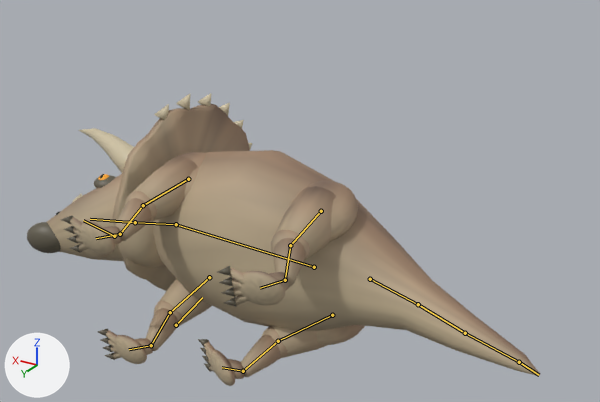
Renders of the Blender file Assets/Source/Dinosaurs/Trike.blend from each side of a commit.
One viewpoint serves both versions: a camera (50 mm lens) standing at (-629.0, 830.0, 586.0) and looking at (-38.0, -156.0, 93.0). Arrows for +X, +Y and +Z are at lower left; the lights stay in place. The picture after the commit comes second. Both versions are drawn at frame 29 of the action 'Trike_Death'; the numbers are the values there. The bones that bend it are drawn over the model as lines.

Objects in the first picture: 'SK_Trike'.
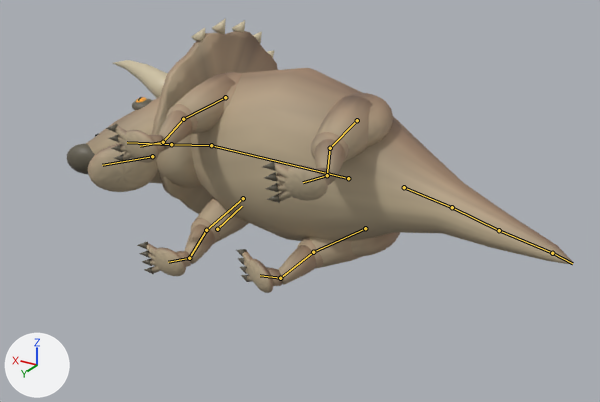
Edits to the bpy script that builds the scene:
```text
Change bone_root:
    where bone_root = bpy.data.objects['Rig_Trike'].pose.bones['root']
    bone_root.location: (0.0, 0.0, -100.0) -> (0.0, 100.0, 0.0)
Change bone_jaw:
    where bone_jaw = bpy.data.objects['Rig_Trike'].pose.bones['jaw']  # child of 'head'
    bone_jaw.rotation_euler: (0.436, 0.0, 0.0) -> (-0.436, 0.0, 0.0)  # degrees (25, 0, 0) -> degrees (-25, 0, 0)
```

Where the change shows, as pixel boxes [x1, y1, x2, y2] in the pictures (600 x 402 px):
'SK_Trike', posed (6% shorter): before [27, 93, 540, 386]; after [67, 19, 574, 293]
bone 'root', root to tip: before (176, 325) to (202, 297); after (217, 229) to (242, 206)
bone 'jaw', root to tip: before (114, 236) to (83, 220); after (152, 156) to (102, 165)
